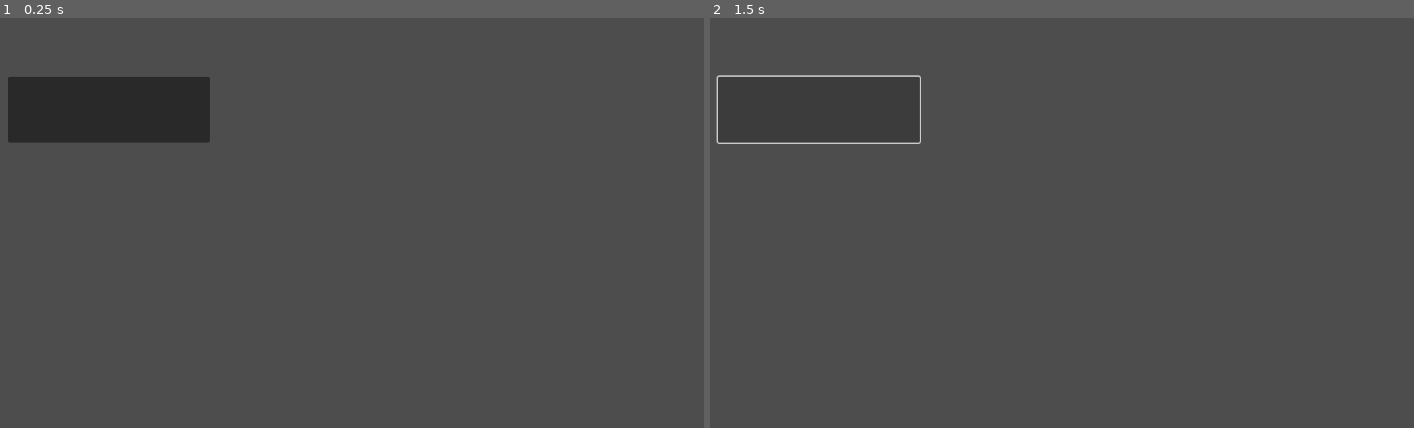
Above: before the commit, frames 1-2 (left to right).
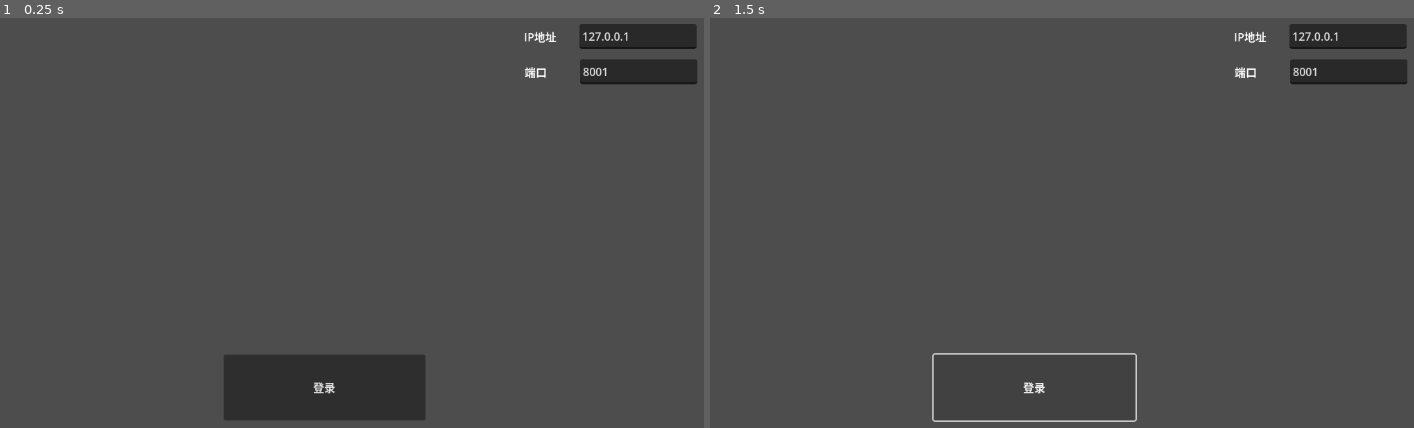
Above: after the commit, the same moments.

Repository: Canterer/OneProject
Game: Godot game, scene res://Content/one.tscn
The game is run twice, just before and just after one commit, with the same random seed, the same clock (stepped at 60 frames per second) and the same inputs. Before the commit the project has no main scene; this scene is started directly in both runs.
Inputs (mouse positions are in pixels of both pictures, inside the frame that each line leads up to; where the layout moved, square brackets give the same spot in the first picture):
- Up to frame 1 (0.25 s): no input
- Up to frame 2 (1.5 s): click (1033, 387) [815, 108] at 0.5 s; click (1033, 387) [815, 108] at 1.25 s

The runs differ from the first frame. In frame 1, 11% of the frame differs, in the area x 1-100%, y 1-99%; in frame 2, 2.9%.

Commit message:
update code

Diff:
--- a/Content/one.tscn
+++ b/Content/one.tscn
@@ -1,25 +1,72 @@
-[gd_scene format=3 uid="uid://4iv288g4j8h2"]
+[gd_scene load_steps=2 format=3 uid="uid://4iv288g4j8h2"]
+
+[ext_resource type="Script" uid="uid://7m7toaquiosn" path="res://Source/new_script.gd" id="1_02g4j"]
 
 [node name="Control" type="Control"]
 layout_mode = 3
-anchors_preset = 15
-anchor_right = 1.0
-anchor_bottom = 1.0
-grow_horizontal = 2
+anchors_preset = 0
+script = ExtResource("1_02g4j")
+
+[node name="CanvasGroup3" type="CanvasGroup" parent="."]
+position = Vector2(878, 47)
+
+[node name="Label" type="Label" parent="CanvasGroup3"]
+anchors_preset = 4
+anchor_top = 0.5
+anchor_bottom = 0.5
+offset_top = -11.5
+offset_right = 32.0
+offset_bottom = 11.5
 grow_vertical = 2
+text = "IP地址"
 
-[node name="CanvasGroup" type="CanvasGroup" parent="."]
+[node name="TextEdit" type="TextEdit" parent="CanvasGroup3"]
+anchors_preset = 4
+anchor_top = 0.5
+anchor_bottom = 0.5
+offset_left = 80.0
+offset_top = -18.0
+offset_right = 249.0
+offset_bottom = 18.0
+grow_vertical = 2
+text = "127.0.0.1"
 
-[node name="Button" type="Button" parent="CanvasGroup"]
+[node name="CanvasGroup2" type="CanvasGroup" parent="."]
+position = Vector2(879, 98)
+
+[node name="Label" type="Label" parent="CanvasGroup2"]
+anchors_preset = 4
+anchor_top = 0.5
+anchor_bottom = 0.5
+offset_top = -11.5
+offset_right = 32.0
+offset_bottom = 11.5
+grow_vertical = 2
+text = "端口"
+
+[node name="TextEdit" type="TextEdit" parent="CanvasGroup2"]
+anchors_preset = 4
+anchor_top = 0.5
+anchor_bottom = 0.5
+offset_left = 80.0
+offset_top = -18.0
+offset_right = 249.0
+offset_bottom = 18.0
+grow_vertical = 2
+text = "8001"
+
+[node name="Button" type="Button" parent="."]
+layout_mode = 1
 anchors_preset = 8
 anchor_left = 0.5
 anchor_top = 0.5
 anchor_right = 0.5
 anchor_bottom = 0.5
-offset_left = 134.0
-offset_top = 105.0
-offset_right = 425.0
-offset_bottom = 200.0
+offset_left = 445.0
+offset_top = 506.0
+offset_right = 736.0
+offset_bottom = 601.0
 grow_horizontal = 2
 grow_vertical = 2
 pivot_offset = Vector2(0.5, 0.5)
+text = "登录"
--- a/Source/new_script.gd
+++ b/Source/new_script.gd
@@ -1 +1,10 @@
 extends Node
+
+func _ready() -> void:
+	var client = StreamPeerTCP.new()
+	client.connect_to_host("127.0.0.1", 8001)
+	print("client_tcp _ready")
+	if client.get_status() == StreamPeerTCP.Status.STATUS_CONNECTED:
+		client.put_string("hallo server")
+	else:
+		print("client connect error!!",client.get_status())
--- /dev/null
+++ b/client_tcp.tscn
@@ -0,0 +1,3 @@
+[gd_scene format=3 uid="uid://cq71eql4ri8yb"]
+
+[node name="Node2D" type="Node2D"]
--- /dev/null
+++ b/net_manager.tscn
@@ -0,0 +1,3 @@
+[gd_scene format=3 uid="uid://ctdqaseokg6eu"]
+
+[node name="Node" type="Node"]
--- a/project.godot
+++ b/project.godot
@@ -11,6 +11,7 @@
 [application]
 
 config/name="OneProject"
+run/main_scene="uid://4iv288g4j8h2"
 config/features=PackedStringArray("4.5", "GL Compatibility")
 config/icon="res://icon.svg"
 
